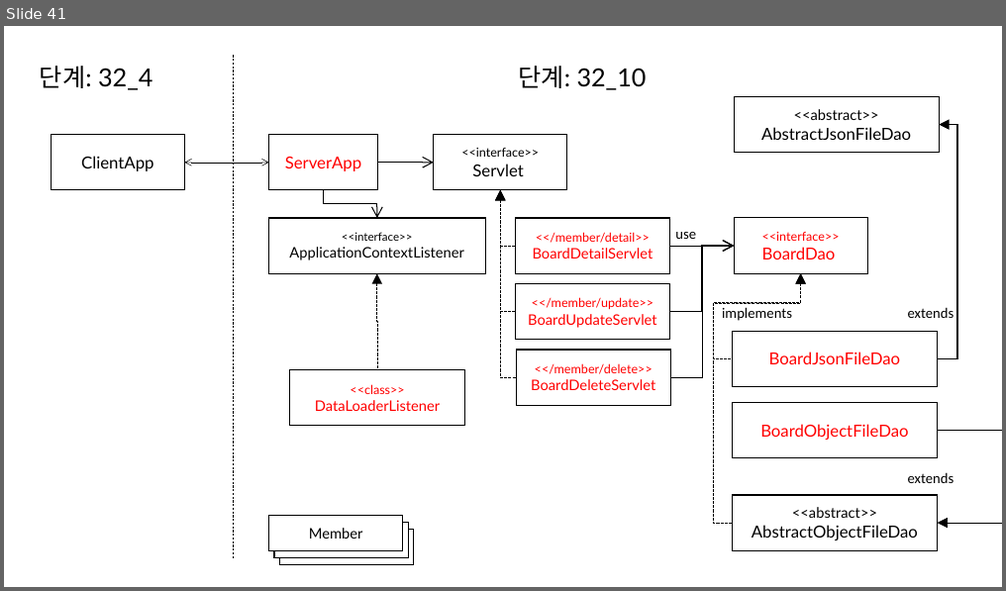
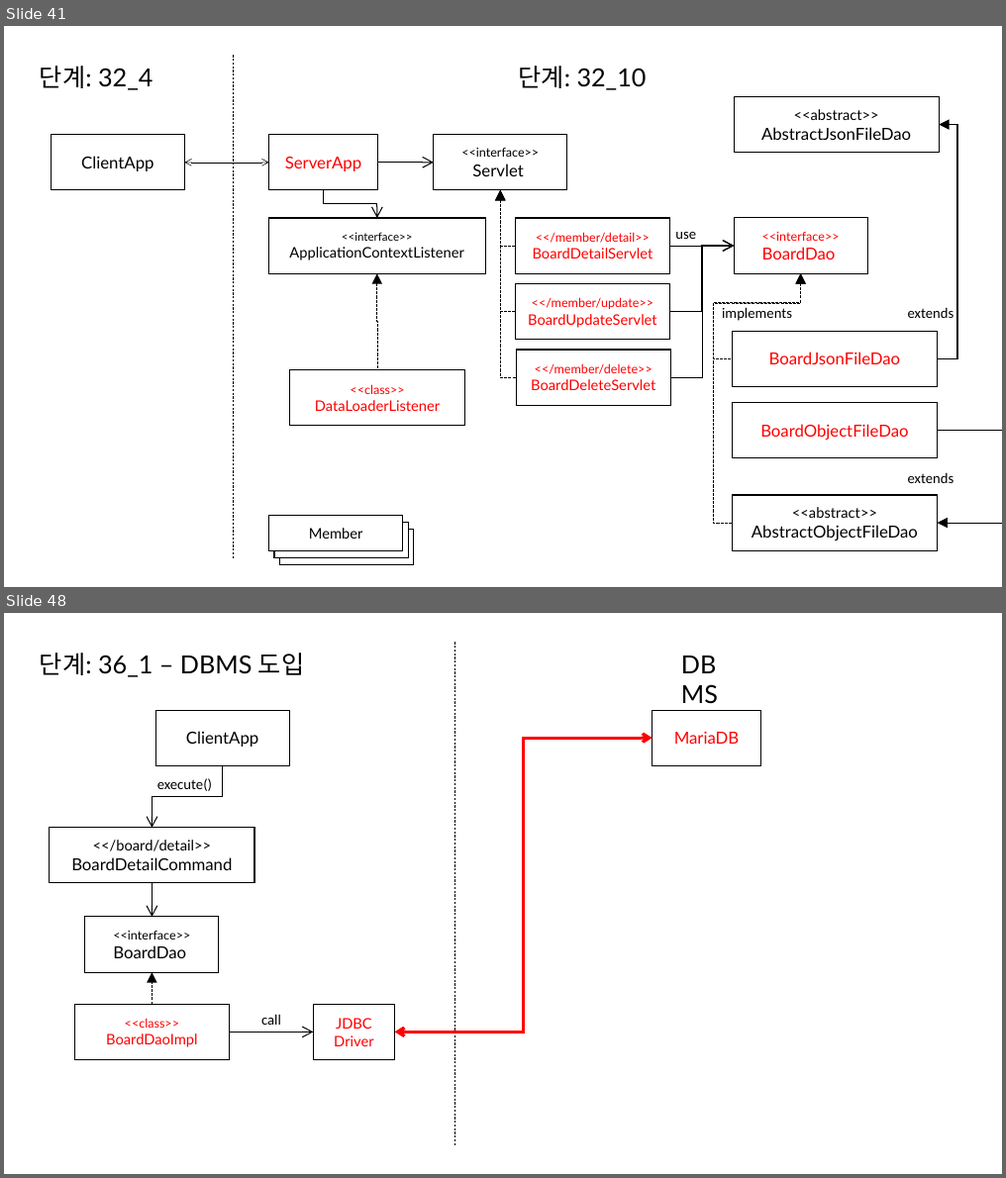
Before and after one commit to eomjinyoung/bitcamp-20191202, a slide deck: ClassDiagram.pptx. Shown one above the other, each under a label of ours: slide 41 before the commit, slides 41 and 48 after it; the slides between them are not shown. The pictures are 1006x591 and 1006x1178 pixels, drawn with LibreOffice and Linux fonts; fonts in the diff are those of the drawing. Boxes give left, top, right and bottom in pixels: in the first picture for what was removed or moved away, otherwise in the second. Text is boxed around its words. In the diff, an @@ line names an element or a change of style, - is before the commit and + after.

```diff
--- a/ClassDiagram.pptx
+++ b/ClassDiagram.pptx
@@ slide 48 added at [4, 613, 1002, 1174], background #FFFFFF @@
@@ line added from (455, 642) to (455, 1146), #000000 0.5 pt dashed @@
@@ text added at [40, 653, 304, 677], 24 pt, text #000000 @@
+단계: 36_1 – DBMS 도입
@@ text added at [674, 646, 740, 682], 24 pt, text #000000 @@
+DBMS
@@ rectangle added at [155, 710, 289, 765], outline #000000 1 pt, 16 pt, text #000000 @@
+ClientApp
@@ rectangle added at [652, 710, 761, 765], outline #000000 1 pt, 16 pt, text #FF0000 @@
+MariaDB
@@ elbow double arrow added from (395, 1032) to (652, 738), #FF0000 3 pt @@
@@ elbow arrow added from (223, 765) to (152, 828), #000000 1 pt @@
@@ text added at [157, 778, 212, 791], 14 pt, text #000000 @@
+execute()
@@ rectangle added at [50, 828, 254, 883], fill #FFFFFF, outline #000000 1 pt, 16 pt, text #000000 @@
+<</board/detail>>
+BoardDetailCommand
@@ arrow added from (152, 883) to (152, 917), #000000 1 pt @@
@@ rectangle added at [85, 917, 219, 972], outline #000000 1 pt, 12 pt, text #000000 @@
+<<interface>>
+BoardDao
@@ arrow added from (152, 1004) to (152, 972), #000000 1 pt dashed @@
@@ rectangle added at [75, 1004, 230, 1059], fill #FFFFFF, outline #000000 1 pt, 14 pt, text #FF0000 @@
+<<class>>
+BoardDaoImpl
@@ text added at [261, 1014, 281, 1025], 14 pt, text #000000 @@
+call
@@ rectangle added at [313, 1004, 395, 1059], fill #FFFFFF, outline #000000 1 pt, 14 pt, text #FF0000 @@
+JDBC
+Driver
@@ arrow added from (229, 1032) to (313, 1032), #000000 1 pt @@
```
Also in this commit, not shown: 6 slides changed, 3 other slides added, 7 other files.
